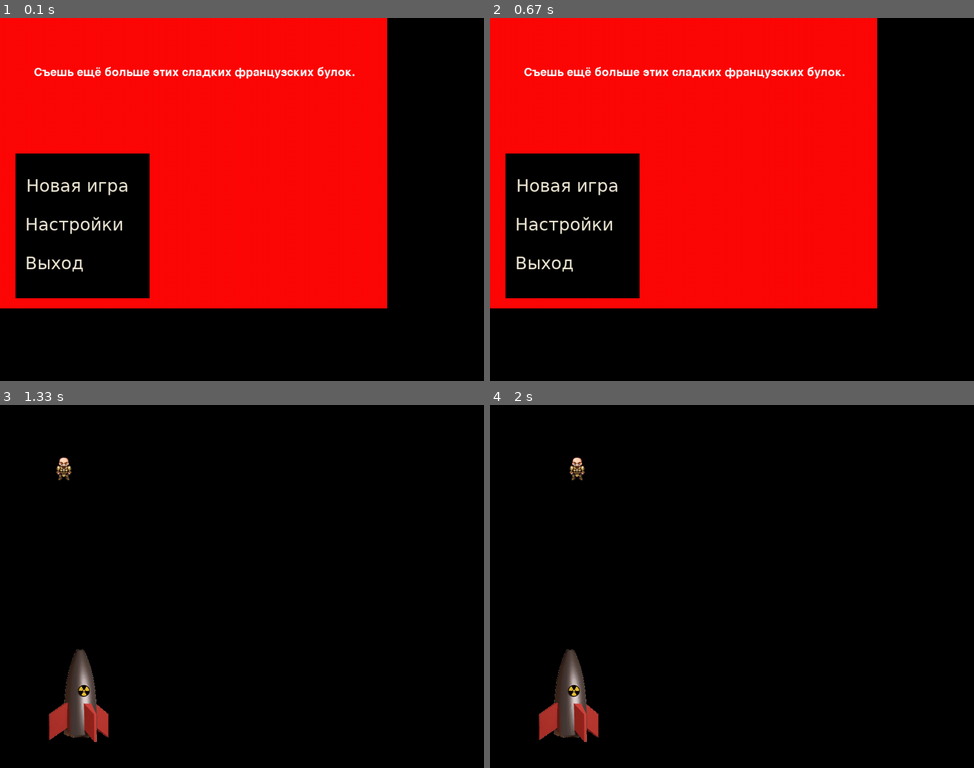
Above: before the commit, frames 1-4 (two rows, left to right).
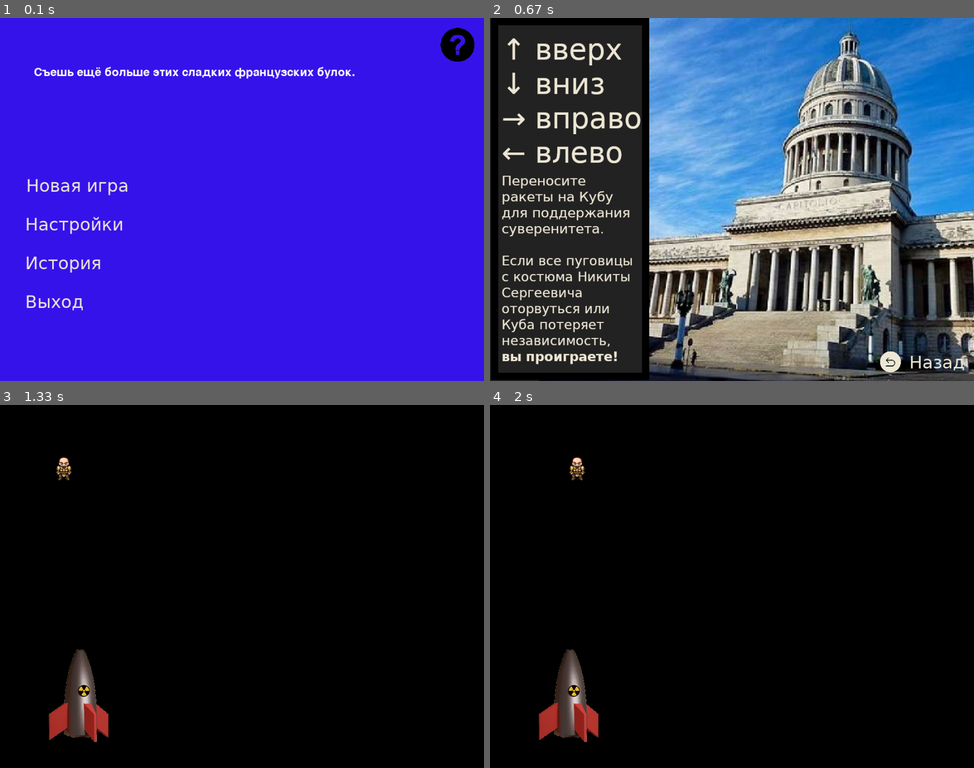
Above: after the commit, the same moments.

Repository: KShekhurin/game2023
Game: pygame game, started from main.py
Same seed, same stepped clock (60 frames per second), same inputs: the game is played once before the commit and once after it.
Inputs (mouse positions are in pixels of both pictures, inside the frame that each line leads up to):
- Up to frame 1 (0.1 s): no input
- Up to frame 2 (0.67 s): click (944, 43) at 0.38 s
- Up to frame 3 (1.33 s): click (435, 749) at 0.88 s; click (82, 571) at 1.22 s
- Up to frame 4 (2 s): hold Right 1.5-1.97 s; move the mouse to (732, 608) at 1.53 s

The runs differ from the first frame. In frame 1, 99% of the frame differs, in the area x 0-100%, y 0-100%; in frame 2, 96%; in frame 3, nothing differs; in frame 4, nothing differs.

Commit message:
Update, lol

Diff:
--- a/Frames.py
+++ b/Frames.py
@@ -42,6 +42,12 @@
     def goto_story(self):
         self.app.reload_frame(self.story_frame)
 
+    def return_to_menu(self):
+        self.app.reload_frame(self)
+
+    def goto_help(self):
+        self.app.reload_frame(HelpFrame(self.return_to_menu))
+
     def exit(self):
         sys.exit() # Да, это плохо. Я протяну колбеки, но потом.
 
@@ -49,10 +55,32 @@
         super().post_init(app)
 
         self.story_frame = StoryFrame(
+            app,
             "./img/story/f1.png",
             StoryFrame(
+                app,
                 "./img/story/f2.png",
-                self
+                StoryFrame(
+                    app,
+                    "./img/story/f3.png",
+                    StoryFrame(
+                        app,
+                        "./img/story/f4.png",
+                        StoryFrame(
+                            app,
+                            "./img/story/f5.png",
+                            StoryFrame(
+                                app,
+                                "./img/story/f6.png",
+                                StoryFrame(
+                                    app,
+                                    "./img/story/f7.png",
+                                    self
+                                )
+                            )
+                        )
+                    )
+                )
             )
         )
 
@@ -60,7 +88,7 @@
         self.background_group = pygame.sprite.Group()
 
         background = Image(
-            (0,0), (800, 600), "./img/mainm_bg.png", self.background_group
+            (0,0), self.app.start_size, "./img/mainm_bg.png", self.background_group
         )
 
         new_game_params = PicButtonDesignParams()
@@ -73,10 +101,20 @@
         settings_params.focuse_pic = "./img/set_f.png"
         PicButton((20, 90 + 300), (300, 70), "", settings_params, self.goto_settings, self.buttons_group)
 
+        story_params = PicButtonDesignParams()
+        story_params.pic = "./img/story.png"
+        story_params.focuse_pic = "./img/story_f.png"
+        PicButton((20, 170 + 300), (300, 70), "", story_params, self.goto_story, self.buttons_group)
+
         exit_params = PicButtonDesignParams()
         exit_params.pic = "./img/exit.png"
         exit_params.focuse_pic = "./img/exit_f.png"
-        PicButton((20, 170 + 300), (300, 70), "", exit_params, self.exit, self.buttons_group)
+        PicButton((20, 250 + 300), (300, 70), "", exit_params, self.exit, self.buttons_group)
+
+        help_params = PicButtonDesignParams()
+        help_params.pic = "./img/help.png"
+        help_params.focuse_pic = "./img/help_f.png"
+        PicButton((1000 - 20 - 70, 20), (70, 70), "", help_params, self.goto_help, self.buttons_group)
 
         Label((70, 100), "Съешь ещё больше этих сладких французских булок.", self.buttons_group)
 
@@ -133,9 +171,35 @@
             self.player_group,
             self.bombs_group
         ))
+
+class HelpFrame(Frame):
+    def __init__(self, back_call):
+        super().__init__()
+        self.back_call = back_call
+
+    def post_init(self, app):
+        super().post_init(app)
+        self.buttons_group = pygame.sprite.Group()
+        self.background_group = pygame.sprite.Group()
+
+        Image((0, 0), self.app.start_size, "./img/help_bg.png", self.background_group)
+        back_params = PicButtonDesignParams()
+
+        back_params.pic = "./img/back.png"
+        back_params.focuse_pic = "./img/back_f.png"
+        PicButton((1000 - 200, 750 - 50 - 15), (200, 50), "Вернуться", back_params, self.back_call, self.buttons_group)
+
+        self.append_many_widgets((
+            self.background_group,
+            self.buttons_group
+        ))
+
+
+
 class StoryFrame(Frame):
-    def __init__(self, image, next_frame):
-        super().__init__()
+    def __init__(self, app, image, next_frame):
+        super().__init__()
+        self.app = app
 
         def goto_next():
             self.app.reload_frame(next_frame)
@@ -148,7 +212,7 @@
             (0, 0), "Для продолжения нажмите пробел...", self.label_group
         )
         background = Image(
-            (0, 0), (800, 600), image, self.background_group
+            (0, 0), self.app.start_size, image, self.background_group
         )
         catcher = Catcher(pygame.K_SPACE, goto_next)
 
--- a/Widgets.py
+++ b/Widgets.py
@@ -94,8 +94,14 @@
         super().__init__(pos, size, text, ButtonDesignParams(), onClick, *groups)
 
         self.design = design
-        self.loaded_focus = pygame.image.load(self.design.focuse_pic)
-        self.loaded_pic = pygame.image.load(self.design.pic)
+        self.loaded_focus = pygame.transform.scale(
+            pygame.image.load(self.design.focuse_pic),
+            size
+        )
+        self.loaded_pic = pygame.transform.scale(
+            pygame.image.load(self.design.pic),
+            size
+        )
 
     def draw(self):
         picture = self.loaded_focus if self.focused else self.loaded_pic
Binary file added: img/help.png
Binary file added: img/help_bg.png
Binary file added: img/help_f.png
Binary file changed: img/mainm_bg.png
Binary file added: img/story.png
Binary file changed: img/story/f1.png
Binary file changed: img/story/f2.png
Binary file added: img/story/f3.png
Binary file added: img/story/f4.png
Binary file added: img/story/f5.png
Binary file added: img/story/f6.png
Binary file added: img/story/f7.png
(and 1 more such lines)
